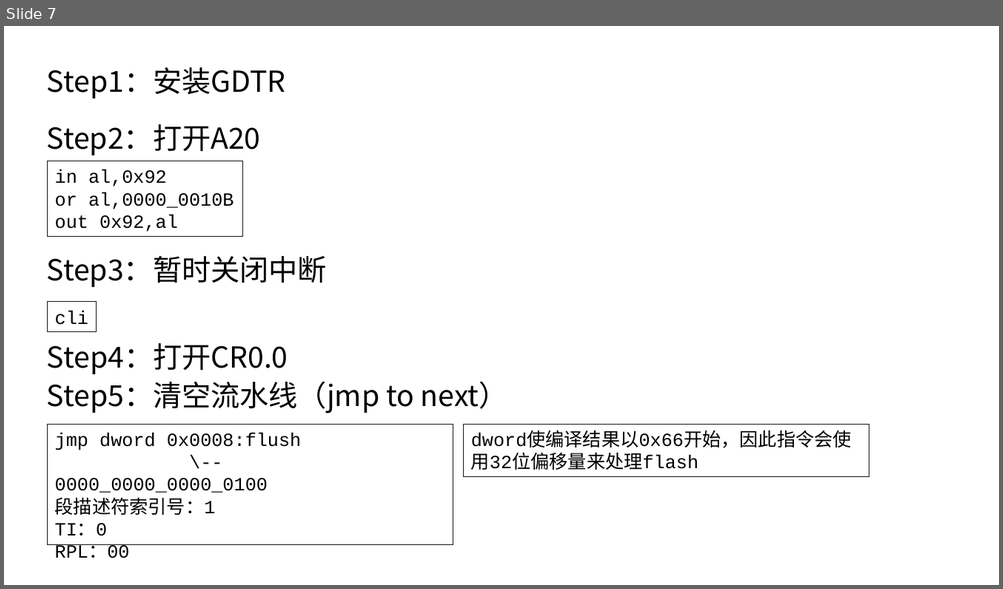
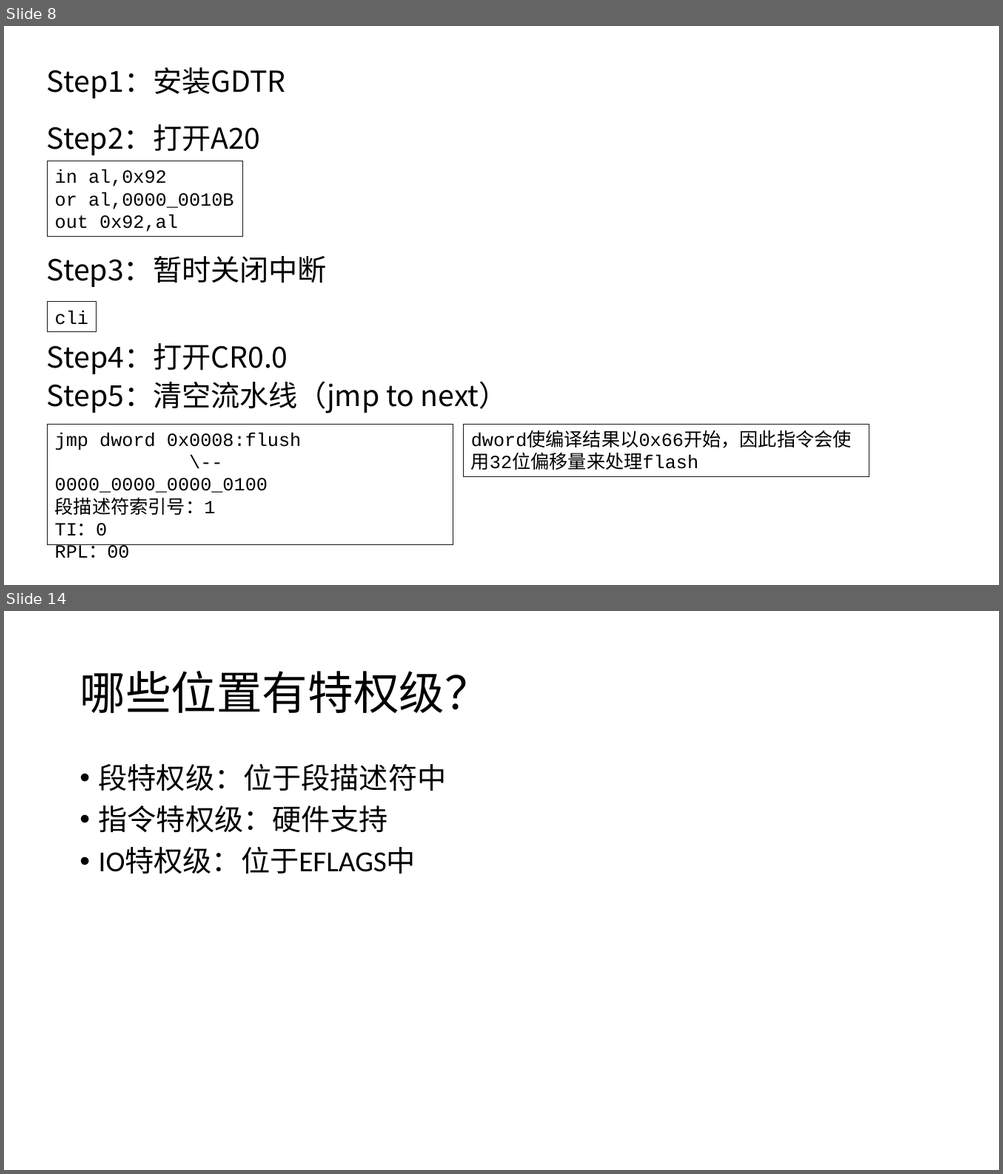
Before and after one commit to at0x7c00/mykernel, a slide deck: ppts/x86.pptx. Shown one above the other, each under a label of ours: slide 7 before the commit, slides 8 and 14 after it; the slides between them are not shown. The pictures are 1003x589 and 1003x1174 pixels, drawn with LibreOffice and Linux fonts; fonts in the diff are those of the drawing. Boxes give left, top, right and bottom in pixels: in the first picture for what was removed or moved away, otherwise in the second. Text is boxed around its words. In the diff, an @@ line names an element or a change of style, - is before the commit and + after.

```diff
--- a/ppts/x86.pptx
+++ b/ppts/x86.pptx
@@ slide 14 added at (4, 611, 999, 1170), background #FFFFFF @@
@@ title added at (79, 671, 489, 713), 44 pt, text #000000 @@
+哪些位置有特权级？
@@ text added at (99, 764, 447, 874), 28 pt, text #000000 @@
+• 段特权级：位于段描述符中
+• 指令特权级：硬件支持
+• IO特权级：位于EFLAGS中
@@ what was slide 7 is now slide 8 @@
```
Also in this commit, not shown: 16 other slides added.
